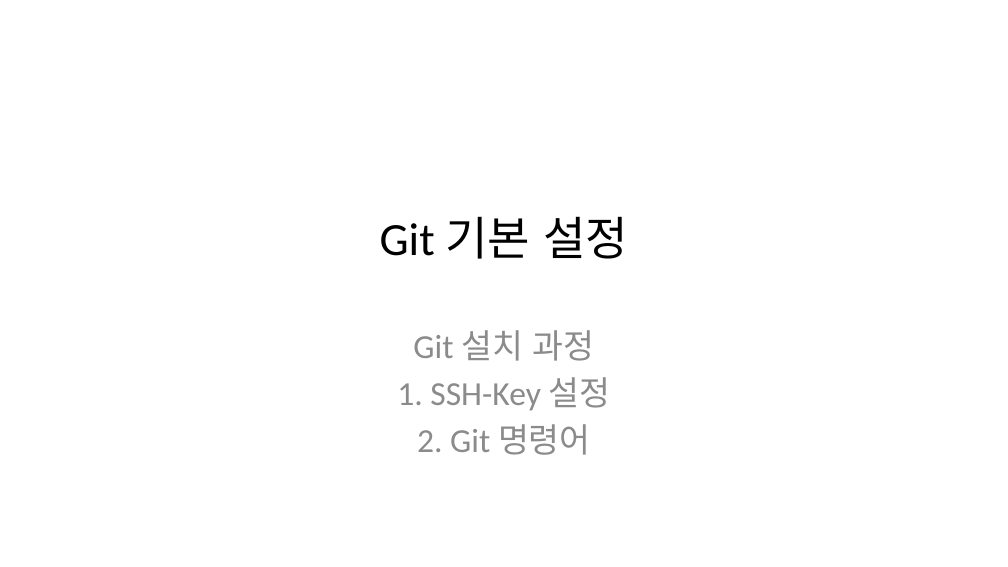
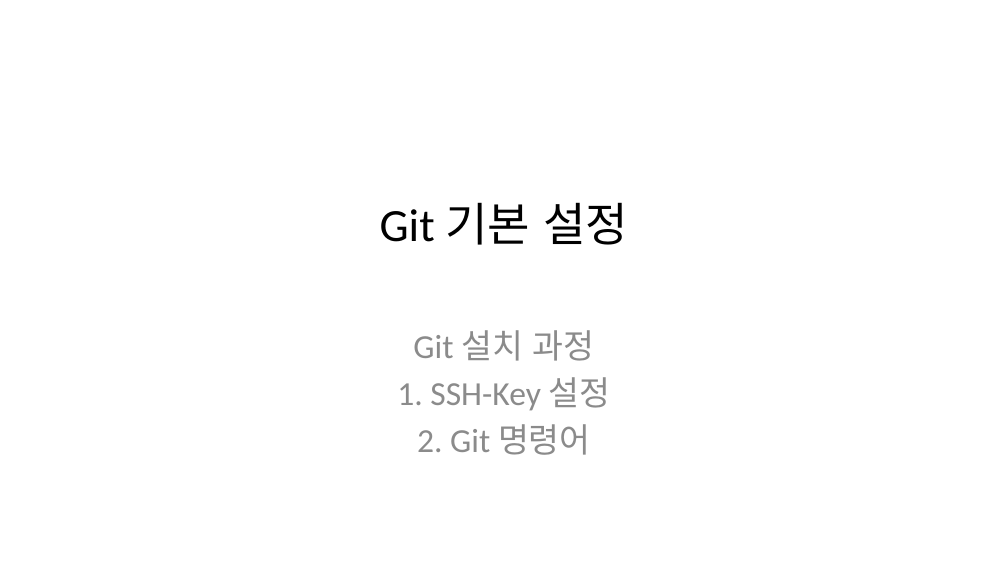
Before and after one commit to ChaeSung-Lee/DJ_InternShip, a slide deck: slide 1 of 2021_Summer/jp.hong/Git_Manual.pptx. Drawn at 1008x567 pixels with LibreOffice and Linux fonts; fonts in the diff are those of the drawing. Boxes give left, top, right and bottom in pixels: in the first picture for what was removed or moved away, otherwise in the second. Text is boxed around its words. In the diff, an @@ line names an element or a change of style, - is before the commit and + after.

```diff
--- a/2021_Summer/jp.hong/Git_Manual.pptx
+++ b/2021_Summer/jp.hong/Git_Manual.pptx
@@ title "Git 기본 설정": place and size @@
-title "Git 기본 설정" at (380, 216, 628, 259)
+title "Git 기본 설정" at (380, 202, 628, 245)
```
Also in this commit, not shown: 1 other slide changed, 4 other files.
